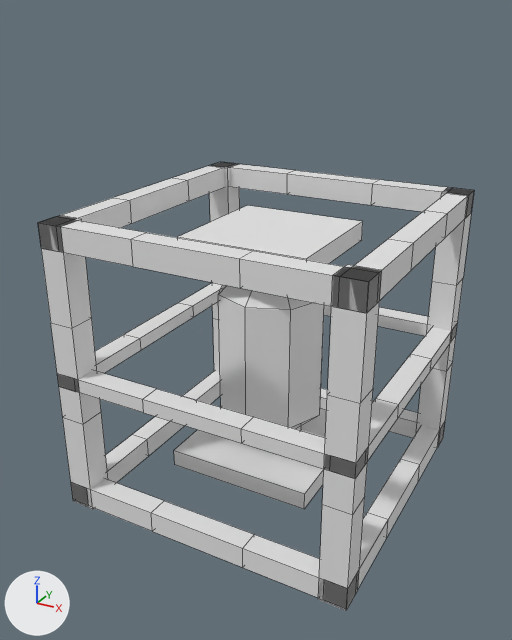
The OBJ model src/main/resources/assets/adv_rocketry/multiblock/warp_core.obj: old version first, new version second.
Camera for both pictures: a 50 mm lens placed at (3.0, -5.79, 4.62), pointed at (-0.06, -0.23, 1.84). The lights are fixed; the arrows at lower left show +X, +Y and +Z. The picture after the commit comes second. Mesh edges are drawn as thin lines. Where no turn or scale is listed for an object, it has been applied to the vertices. Vertices at exactly the same position are counted once.

Names of what the first picture shows: 'Core', 'Frame'.
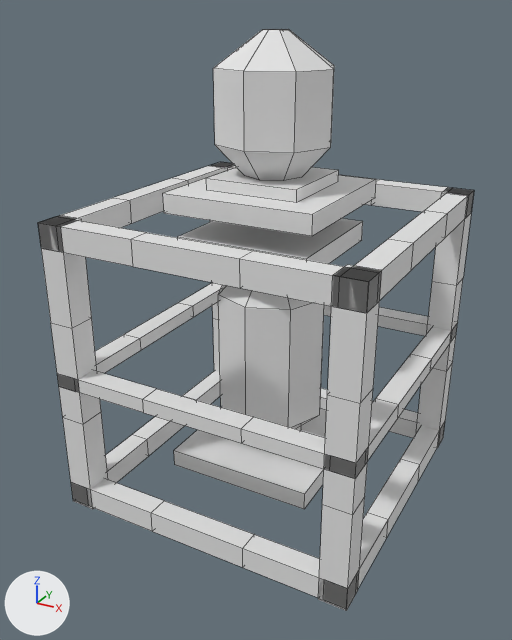
Edits to the bpy script that builds the scene:
```text
Change me_core:
    used by ob_core; location = (0.0, 0.0, 0.0)
    remove me_core.from_pydata(...)  # 32 vertices, 24 faces; spans x -0.55..0.55, y -0.55..0.55, z 0.58..2.36
    add me_core.from_pydata(...)  # 64 vertices, 48 faces; spans x -0.55..0.55, y -0.55..0.55, z 0.58..4.46
    me_core part 1: a new loose piece of 32 vertices spanning x -0.55..0.55, y -0.55..0.55, z 3.23..4.46
Change me_frame:
    used by ob_frame; location = (0.0, 0.0, 0.0)
    remove me_frame.from_pydata(...)  # 260 vertices, 280 faces; spans x -1.5..1.5, y -1.5..1.5, z 0.0..2.94
    add me_frame.from_pydata(...)  # 276 vertices, 292 faces; spans x -1.5..1.5, y -1.5..1.5, z 0.0..3.23
    me_frame part 2: a new loose piece, a box spanning x -0.73..0.73, y -0.73..0.73, z 2.94..3.12
    me_frame part 3: a new loose piece, a box spanning x -0.45..0.45, y -0.45..0.45, z 3.12..3.23
```

Pixel boxes (x1, y1, x2, y2) of what changed, in the pictures (512 x 640 px):
'Core', reshaped
    before: (218, 285, 324, 429)
    after: (213, 29, 334, 429)
part 1 of me_core, added
    after: (213, 29, 334, 181)
part 2 of me_frame, added
    after: (163, 167, 376, 236)
part 3 of me_frame, added
    after: (206, 167, 339, 203)
